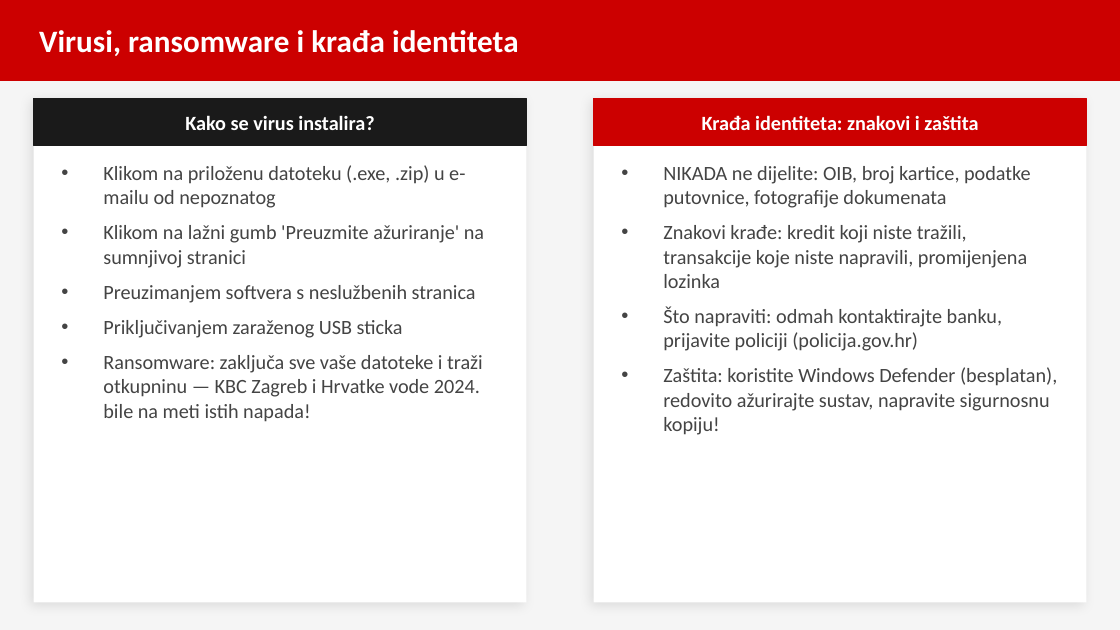
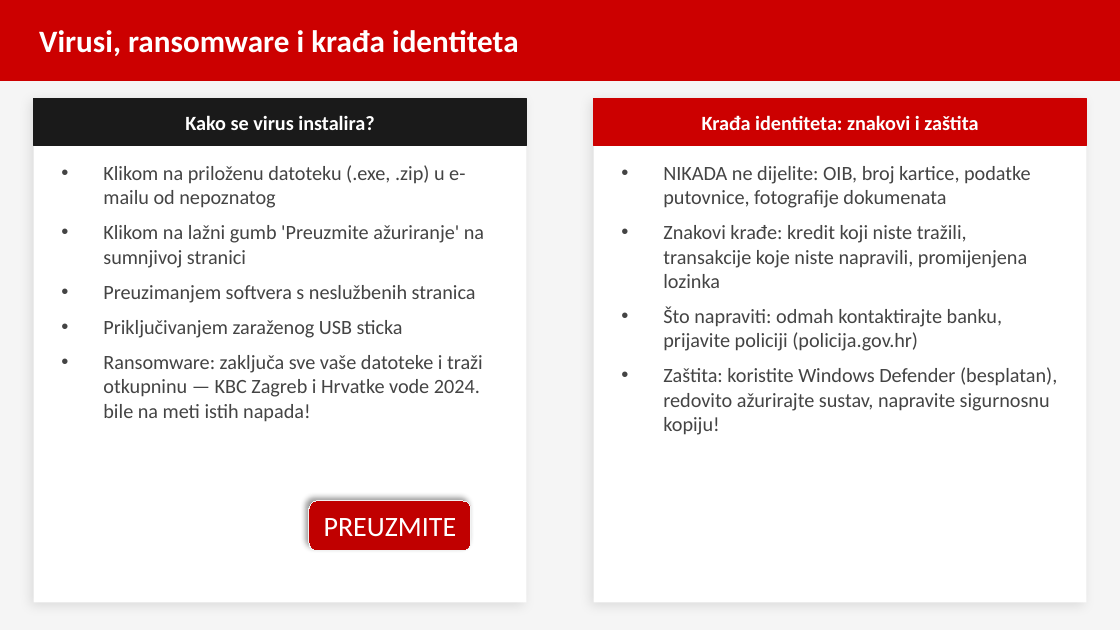
Before and after one commit to brunobilandzic/dipl, a slide deck: slide 6 of praksa/RAST/izradaprezentacije/Sigurnost_na_internetu_prezentacija.pptx. Drawn at 1120x630 pixels with LibreOffice and Linux fonts; fonts in the diff are those of the drawing. Boxes give left, top, right and bottom in pixels: in the first picture for what was removed or moved away, otherwise in the second. Text is boxed around its words. In the diff, an @@ line names an element or a change of style, - is before the commit and + after.

Commit message:
download symbol icon

```diff
--- a/praksa/RAST/izradaprezentacije/Sigurnost_na_internetu_prezentacija.pptx
+++ b/praksa/RAST/izradaprezentacije/Sigurnost_na_internetu_prezentacija.pptx
@@ rounded rectangle added at bbox=[309, 501, 472, 551], fill #C00000, outline #F2F2F2 0.75 pt, 18 pt, text #FFFFFF @@
+PREUZMITE
```
